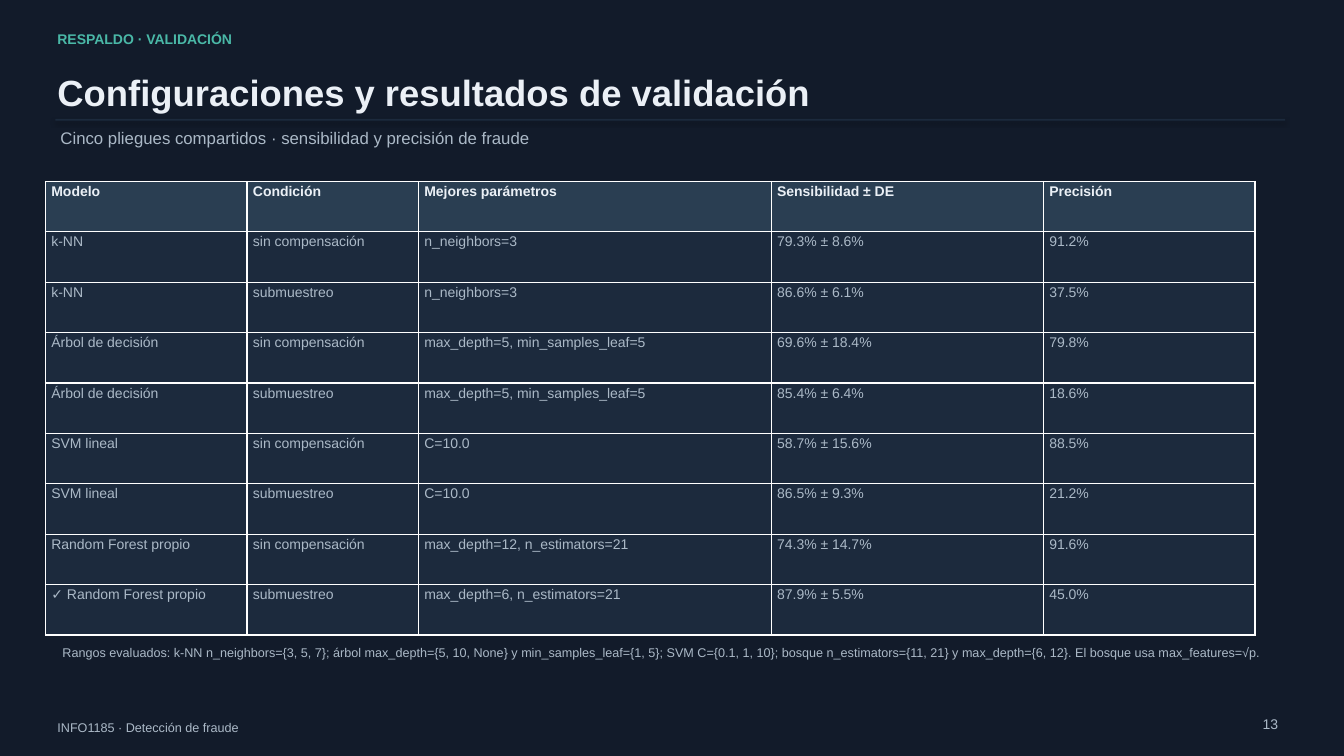
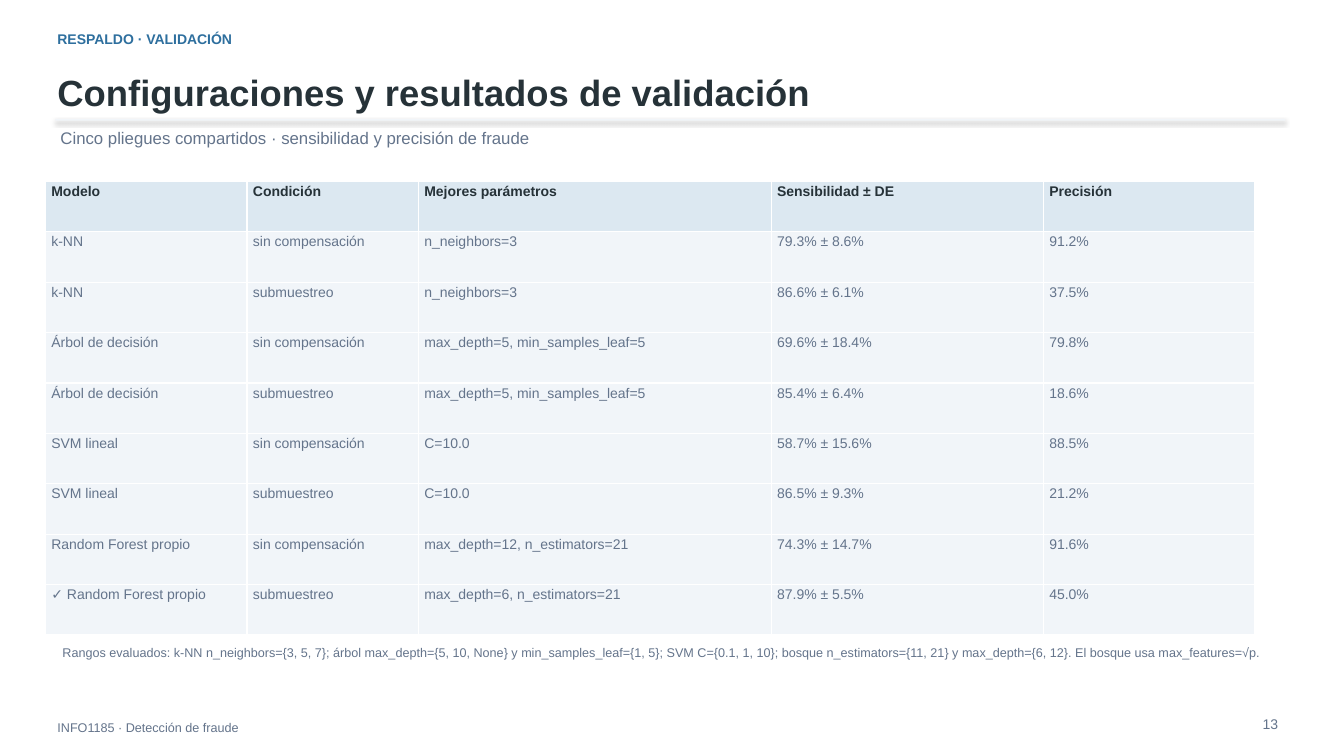
Before and after one commit to FernandoValdes01/Fraudetection, a slide deck: slide 13 of documentacion/presentacion/defensa_fraude.pptx. Drawn at 1344x756 pixels with LibreOffice and Linux fonts; fonts in the diff are those of the drawing. Boxes give left, top, right and bottom in pixels: in the first picture for what was removed or moved away, otherwise in the second. Text is boxed around its words. In the diff, an @@ line names an element or a change of style, - is before the commit and + after.

```diff
--- a/documentacion/presentacion/defensa_fraude.pptx
+++ b/documentacion/presentacion/defensa_fraude.pptx
@@ rectangle at (x1=0, y1=0, x2=1344, y2=756): fill #121B2A to #FFFFFF @@
@@ text "RESPALDO · VALIDACIÓN" at (x1=57, y1=33, x2=232, y2=44): text colour #4AB8A7 to #2E6F9E @@
@@ text "Configuraciones y resultados de validación" at (x1=57, y1=79, x2=810, y2=114): text colour #EBF0F6 to #263238 @@
@@ rectangle at (x1=55, y1=119, x2=1286, y2=121): fill #1C2A3D to #F1F5F9 @@
@@ table at (x1=45, y1=181, x2=1255, y2=635) @@
@@ fill #2A3E52 to #DCE8F1 in row 1 @@
@@ fill #1C2A3D to #F1F5F9 in 40 cells @@
@@ text colour #EBF0F6 to #263238 in "Modelo", "Condición", "Mejores parámetros", "Sensibilidad ± DE" and 1 more places @@
@@ text colour #ABB9C7 to #64748B in "k-NN", "sin compensación", "n_neighbors=3", "79.3% ± 8.6%" and 36 more places @@
@@ text colour #ABB9C7 to #64748B in 4 elements at (x1=60, y1=131, x2=530, y2=148), (x1=57, y1=722, x2=239, y2=732), (x1=1263, y1=719, x2=1279, y2=729), (x1=62, y1=647, x2=1259, y2=660) @@
```
Also in this commit, not shown: 13 other slides changed, 14 other files.
